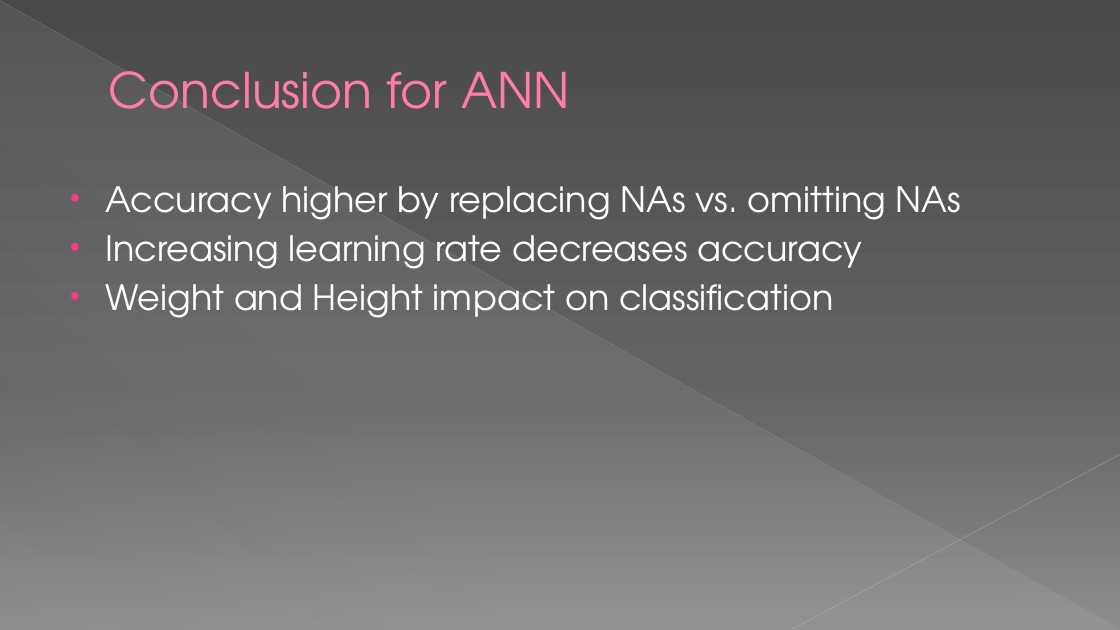
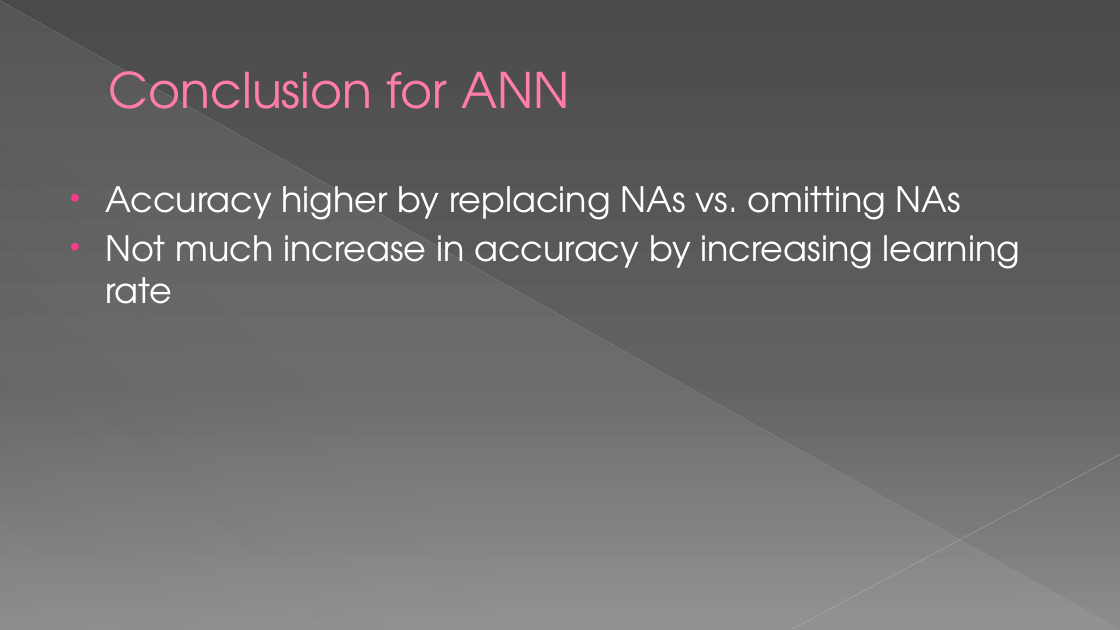
Before and after one commit to dhavalaM/CS513-Project, a slide deck: slide 34 of Presentation_YPS.pptx (slide 33 before the commit). Drawn at 1120x630 pixels with LibreOffice and Linux fonts; fonts in the diff are those of the drawing. Boxes give left, top, right and bottom in pixels: in the first picture for what was removed or moved away, otherwise in the second. Text is boxed around its words. In the diff, an @@ line names an element or a change of style, - is before the commit and + after.

```diff
--- a/Presentation_YPS.pptx
+++ b/Presentation_YPS.pptx
@@ text at box(105, 235, 1020, 304): text changed @@
-• Increasing learning rate decreases accuracy
-• Weight and Height impact on classification
+• Not much increase in accuracy by increasing learning rate
```
Also in this commit, not shown: 1 other slide changed, 1 slide added.
